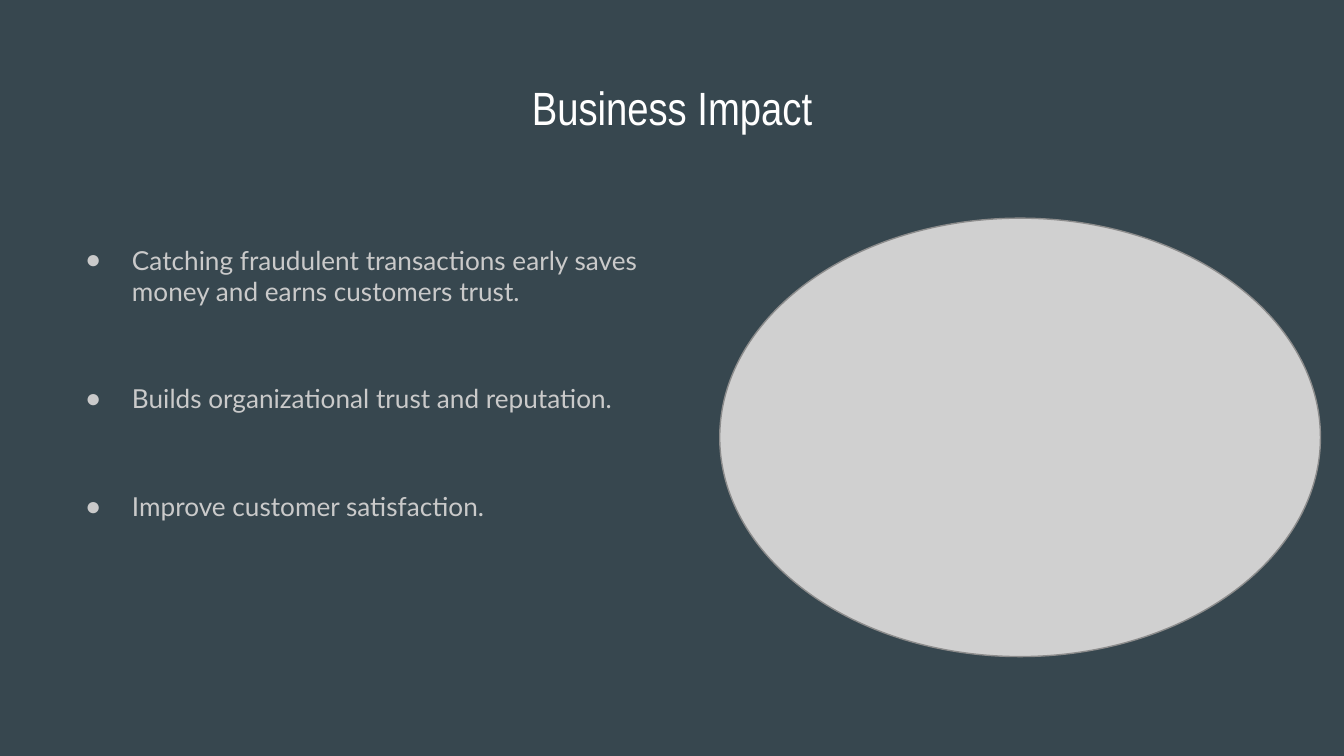
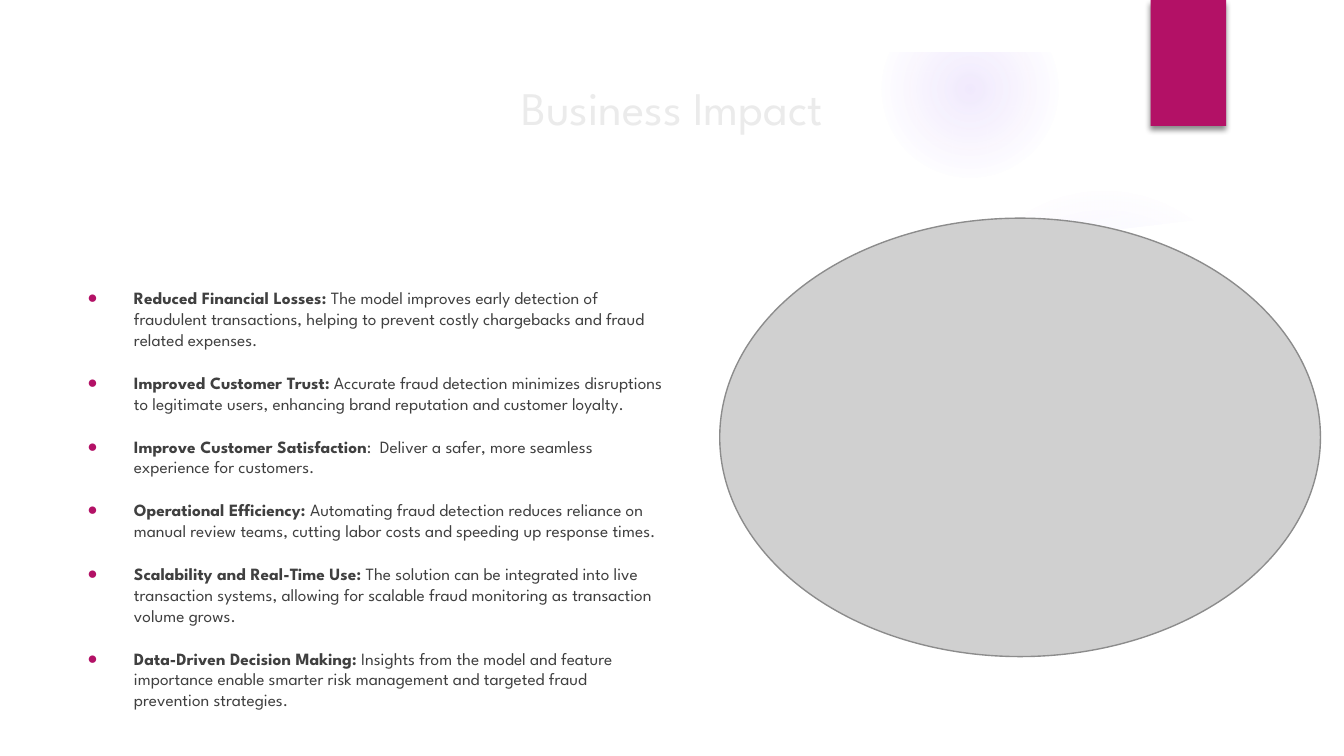
Before and after one commit to gbauer-at-sandiego-edu/AAI-510_Group_7, a slide deck: slide 10 of Credit Card Fraud Detection.pptx. Drawn at 1344x756 pixels with LibreOffice and Linux fonts; fonts in the diff are those of the drawing; grey boxes stand for pictures; background and template pictures are left out. Boxes give left, top, right and bottom in pixels: in the first picture for what was removed or moved away, otherwise in the second. Text is boxed around its words. In the diff, an @@ line names an element or a change of style, - is before the commit and + after.

```diff
--- a/Credit Card Fraud Detection.pptx
+++ b/Credit Card Fraud Detection.pptx
@@ background #37474F to picture (left out) @@
@@ group added at [0, 0, 1344, 756]: 5 ellipses, 3 freeform shapes @@
@@ rectangle added at [1150, 0, 1226, 126], fill #B31166 @@
@@ title "Business Impact" at [46, 66, 1298, 151]: font Arial Narrow to League Spartan, text colour #FFFFFF to #EBEBEB @@
@@ text at [134, 292, 662, 710]: text changed; size 14 to 9.2 pt; font Lato to League Spartan; text colour #CACACA to #404040 @@
-● Catching fraudulent transactions early saves money and earns customers trust.
-● Builds organizational trust and reputation.
-● Improve customer satisfaction.
+● Reduced Financial Losses: The model improves early detection of fraudulent transactions, helping to prevent costly chargebacks and fraud related expenses.
+● Improved Customer Trust: Accurate fraud detection minimizes disruptions to legitimate users, enhancing brand reputation and customer loyalty.
+● Improve Customer Satisfaction: Deliver a safer, more seamless experience for customers.
+● Operational Efficiency: Automating fraud detection reduces reliance on manual review teams, cutting labor costs and speeding up response times.
+● Scalability and Real-Time Use: The solution can be integrated into live transaction systems, allowing for scalable fraud monitoring as transaction volume grows.
+● Data-Driven Decision Making: Insights from the model and feature importance enable smarter risk management and targeted fraud prevention strategies.
```
Also in this commit, not shown: 8 other slides changed, 2 slides added, 2 slides removed.
